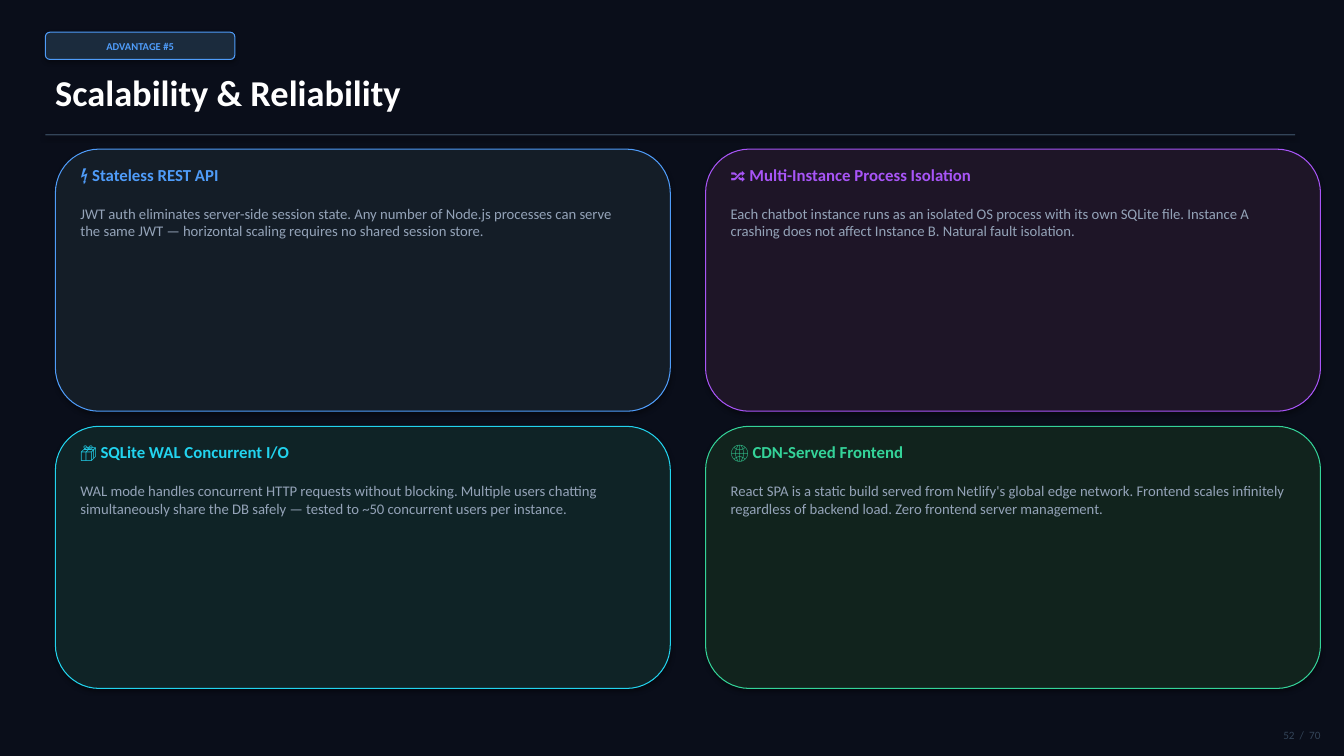
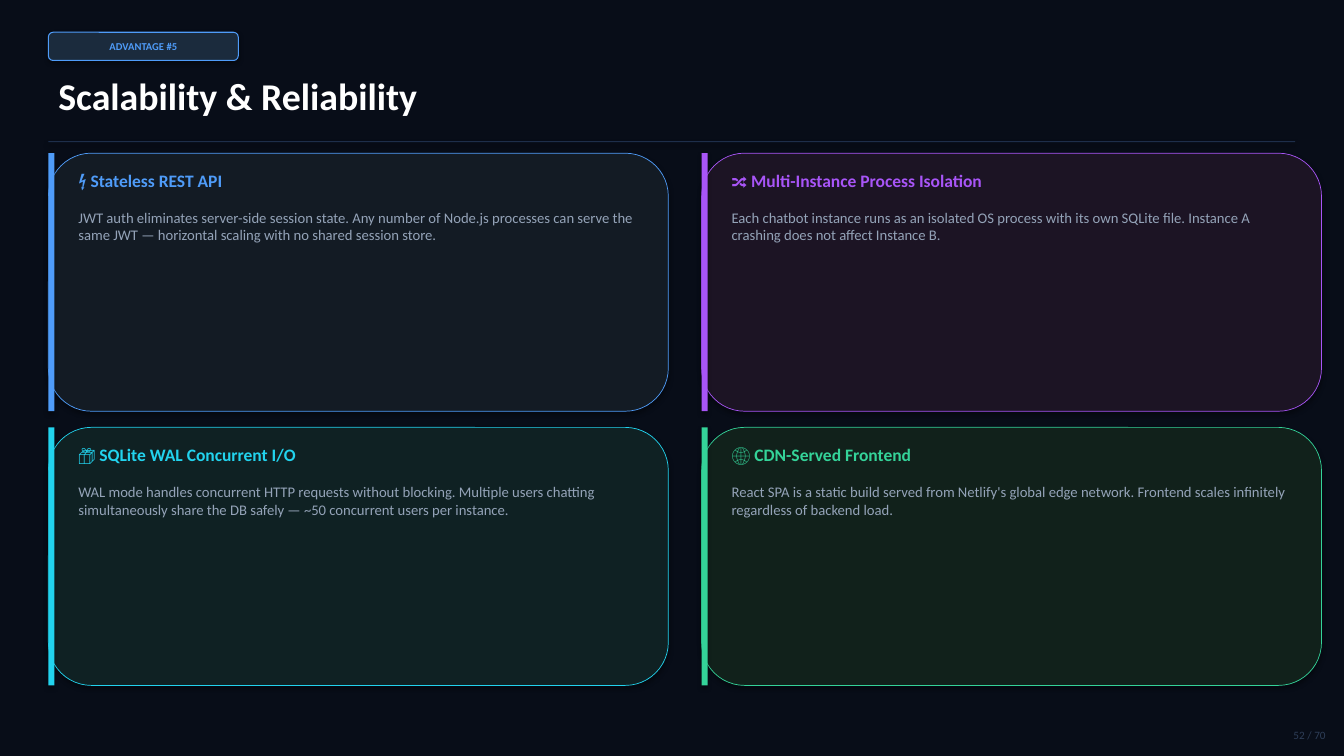
Before and after one commit to Bashab18/Chatbot, a slide deck: slide 52 of presentation/CIRA_Chatbot_Presentation.pptx. Drawn at 1344x756 pixels with LibreOffice and Linux fonts; fonts in the diff are those of the drawing. Boxes give left, top, right and bottom in pixels: in the first picture for what was removed or moved away, otherwise in the second. Text is boxed around its words. In the diff, an @@ line names an element or a change of style, - is before the commit and + after.

```diff
--- a/presentation/CIRA_Chatbot_Presentation.pptx
+++ b/presentation/CIRA_Chatbot_Presentation.pptx
@@ background #0A0E1A to #080D18 @@
@@ text "Scalability & Reliability" at bbox=[58, 83, 417, 116]: size 26 to 27 pt @@
@@ rectangle: place and size @@
-rectangle at bbox=[45, 134, 1296, 135]
+rectangle at bbox=[48, 141, 1296, 142]
@@ rectangle at bbox=[48, 141, 1296, 142]: fill #334458 to #1E2E4A @@
@@ rounded rectangle: place and size @@
-rounded rectangle at bbox=[55, 149, 670, 411]
+rounded rectangle at bbox=[48, 153, 668, 411]
@@ rounded rectangle at bbox=[48, 153, 668, 411]: fill #141D27 to #131B24; outline #4F9CF9 0.75 pt to #4F9CF9 0.5 pt @@
@@ rectangle added at bbox=[48, 153, 54, 411], fill #4F9CF9 @@
@@ rounded rectangle: place and size @@
-rounded rectangle at bbox=[706, 149, 1321, 411]
+rounded rectangle at bbox=[702, 153, 1322, 411]
@@ rounded rectangle at bbox=[702, 153, 1322, 411]: fill #1E1527 to #1C1424; outline #A855F7 0.75 pt to #A855F7 0.5 pt @@
@@ rectangle added at bbox=[702, 153, 708, 411], fill #A855F7 @@
@@ size 12 to 12.5 pt in 4 elements at bbox=[99, 448, 296, 463], bbox=[754, 448, 911, 461], bbox=[91, 174, 223, 187], bbox=[751, 174, 982, 187] @@
@@ text at bbox=[78, 213, 633, 243]: text changed @@
-JWT auth eliminates server-side session state. Any number of Node.js processes can serve the same JWT — horizontal scaling requires no shared session store.
+JWT auth eliminates server-side session state. Any number of Node.js processes can serve the same JWT — horizontal scaling with no shared session store.
@@ text at bbox=[732, 213, 1249, 243]: text changed @@
-Each chatbot instance runs as an isolated OS process with its own SQLite file. Instance A crashing does not affect Instance B. Natural fault isolation.
+Each chatbot instance runs as an isolated OS process with its own SQLite file. Instance A crashing does not affect Instance B.
@@ rounded rectangle: place and size @@
-rounded rectangle at bbox=[55, 426, 670, 689]
+rounded rectangle at bbox=[48, 427, 668, 686]
@@ rounded rectangle at bbox=[48, 427, 668, 686]: fill #0F2326 to #0F2123; outline #22D3EE 0.75 pt to #22D3EE 0.5 pt @@
@@ rectangle added at bbox=[48, 427, 54, 686], fill #22D3EE @@
@@ rounded rectangle: place and size @@
-rounded rectangle at bbox=[706, 426, 1321, 689]
+rounded rectangle at bbox=[702, 427, 1322, 686]
@@ rounded rectangle at bbox=[702, 427, 1322, 686]: fill #11231D to #11211B; outline #34D399 0.75 pt to #34D399 0.5 pt @@
@@ rectangle added at bbox=[702, 427, 708, 686], fill #34D399 @@
@@ text at bbox=[78, 487, 595, 518]: text changed @@
-WAL mode handles concurrent HTTP requests without blocking. Multiple users chatting simultaneously share the DB safely — tested to ~50 concurrent users per instance.
+WAL mode handles concurrent HTTP requests without blocking. Multiple users chatting simultaneously share the DB safely — ~50 concurrent users per instance.
@@ text at bbox=[732, 487, 1285, 518]: text changed @@
-React SPA is a static build served from Netlify's global edge network. Frontend scales infinitely regardless of backend load. Zero frontend server management.
+React SPA is a static build served from Netlify's global edge network. Frontend scales infinitely regardless of backend load.
@@ text "52 / 70" at bbox=[1293, 732, 1325, 739]: text colour #334458 to #2E3E58 @@
```
Also in this commit, not shown: 69 other slides changed, 1 other file.
